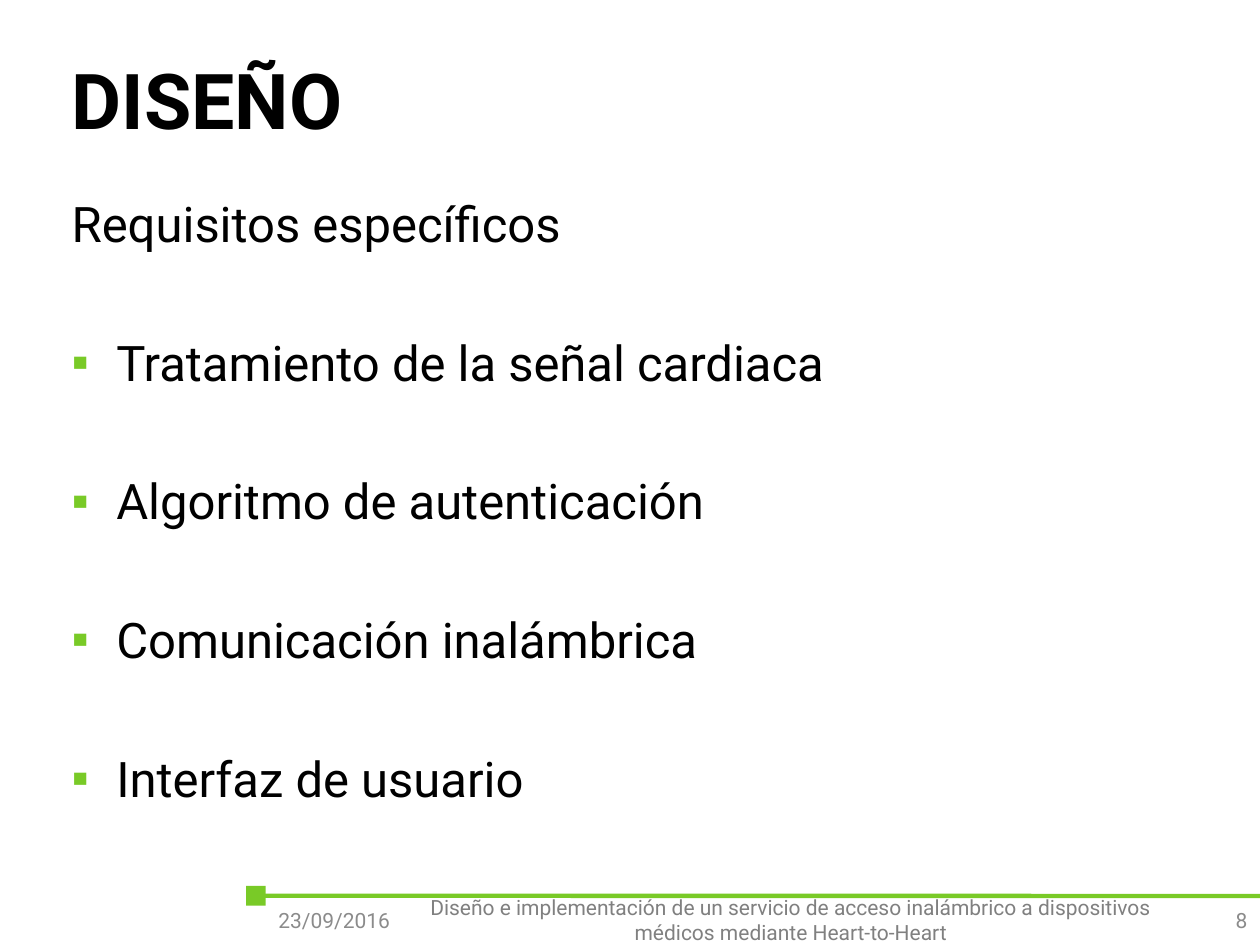
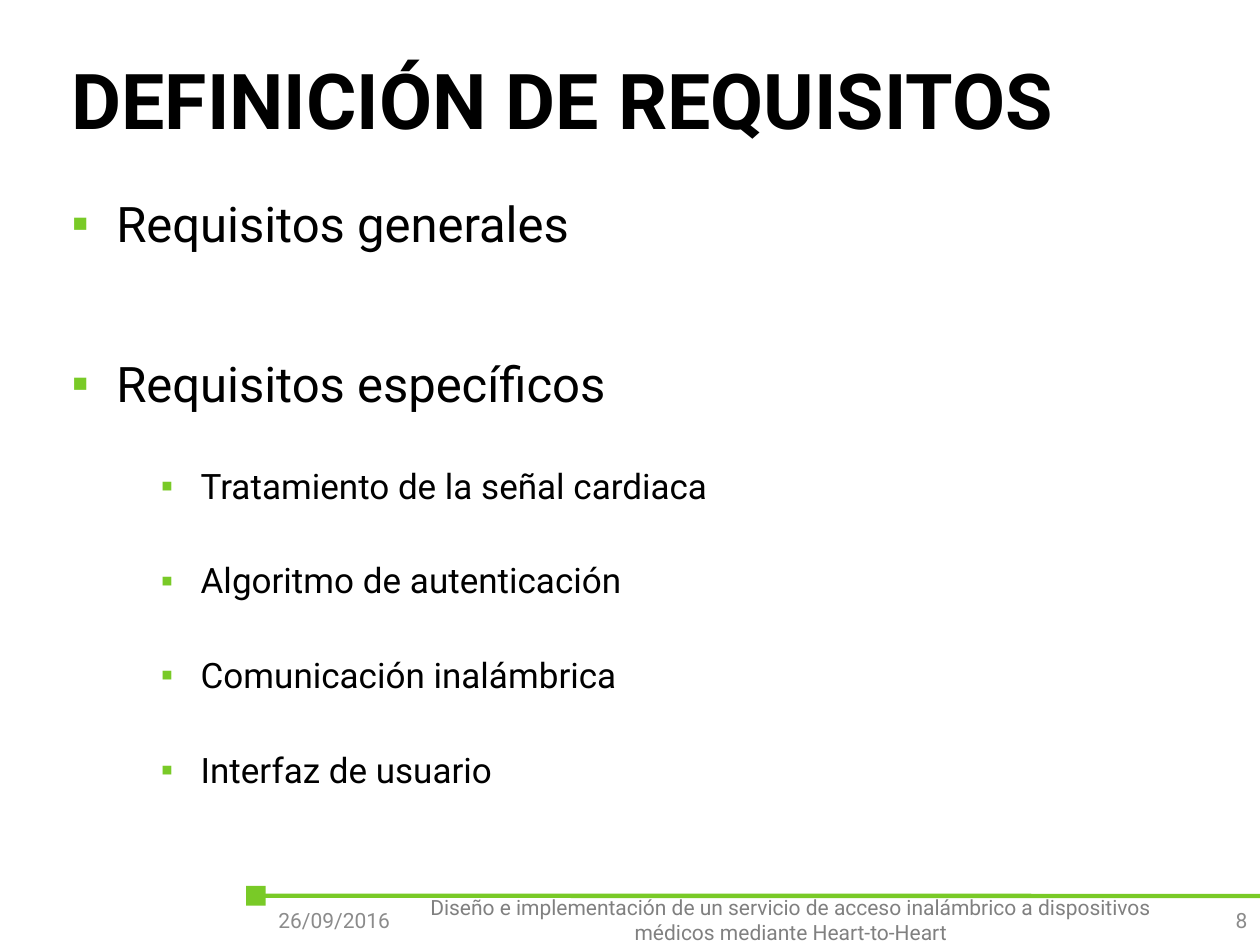
Before and after one commit to outsidersdelaelectronica/tiic-2015, a slide deck: slide 8 of doc/Tomas/presentacion/Diseño e implementación de un servicio de acceso inalámbrico a dispositivos médicos mediante Heart-to-Heart.pptx. Drawn at 1260x945 pixels with LibreOffice and Linux fonts; fonts in the diff are those of the drawing; background and template pictures are left out. Boxes give left, top, right and bottom in pixels: in the first picture for what was removed or moved away, otherwise in the second. Text is boxed around its words. In the diff, an @@ line names an element or a change of style, - is before the commit and + after.

```diff
--- a/doc/Tomas/presentacion/Diseño e implementación de un servicio de acceso inalámbrico a dispositivos médicos mediante Heart-to-Heart.pptx
+++ b/doc/Tomas/presentacion/Diseño e implementación de un servicio de acceso inalámbrico a dispositivos médicos mediante Heart-to-Heart.pptx
@@ title at (x1=72, y1=59, x2=1052, y2=139): text changed @@
-DISEÑO
+DEFINICIÓN DE REQUISITOS
@@ text at (x1=116, y1=205, x2=569, y2=253): paragraph added @@
+▪ Requisitos generales
@@ text at (x1=116, y1=364, x2=707, y2=784): size 28 to 20 pt in "Tratamiento de la señal cardiaca", "Algoritmo de autenticación", "Comunicación inalámbrica", "Interfaz de usuario"; bullet none to ▪; list level 1 to 3 in "Tratamiento de la señal cardiaca"; list level 1 to 3 in "Algoritmo de autenticación"; list level 1 to 3 in "Comunicación inalámbrica"; list level 1 to 3 in "Interfaz de usuario" @@
@@ text at (x1=278, y1=913, x2=390, y2=929): text changed @@
-23/09/2016
+26/09/2016
```
Also in this commit, not shown: 15 other slides changed, 9 slides added, 2 other files.
